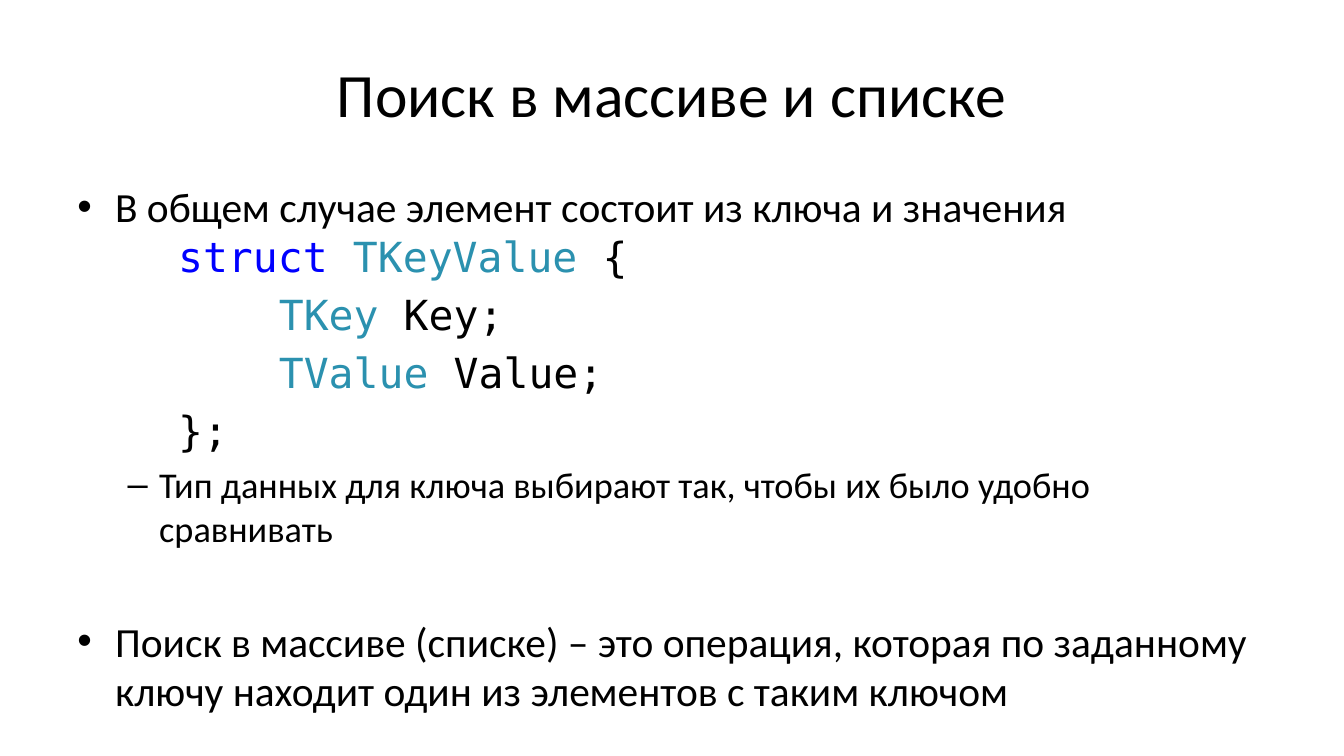
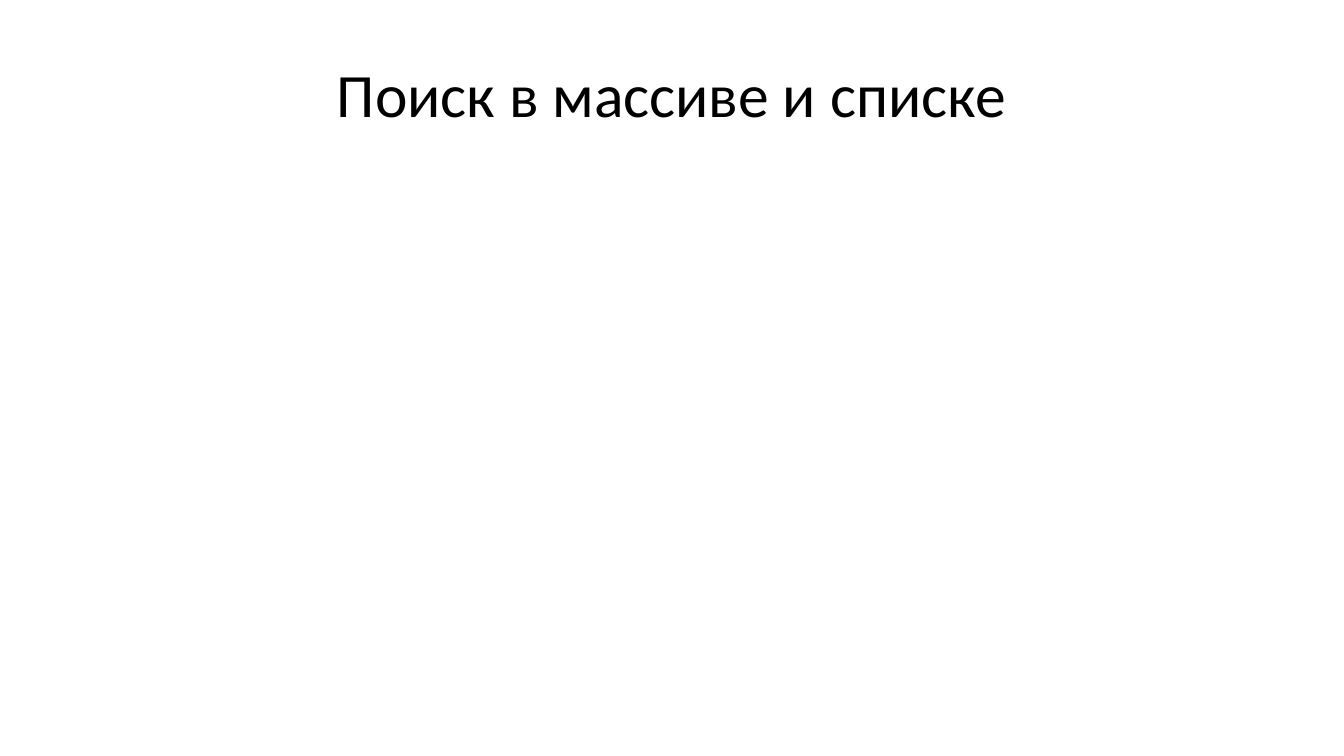
Before and after one commit to Evgueni-Petrov-aka-espetrov/Algorithms-and-Programming-in-C-pptx, a slide deck: slide 10 of 12 Алгоритмы поиска.pptx (slide 3 before the commit). Drawn at 1344x756 pixels with LibreOffice and Linux fonts; fonts in the diff are those of the drawing. Boxes give left, top, right and bottom in pixels: in the first picture for what was removed or moved away, otherwise in the second. Text is boxed around its words. In the diff, an @@ line names an element or a change of style, - is before the commit and + after.

Commit message:
разбил на слои; сделал шаблон поиска + 4 реализации

```diff
--- a/12 Алгоритмы поиска.pptx
+++ b/12 Алгоритмы поиска.pptx
@@ text removed at box(115, 194, 1247, 713) @@
-• В общем случае элемент состоит из ключа и значения
-  struct TKeyValue {
-TKey Key;
-TValue Value;
-};
-  – Тип данных для ключа выбирают так, чтобы их было удобно сравнивать
-• Поиск в массиве (списке) – это операция, которая по заданному ключу находит один из элементов с таким ключом
```
Also in this commit, not shown: 22 other slides changed, 117 slides added, 32 slides removed.
